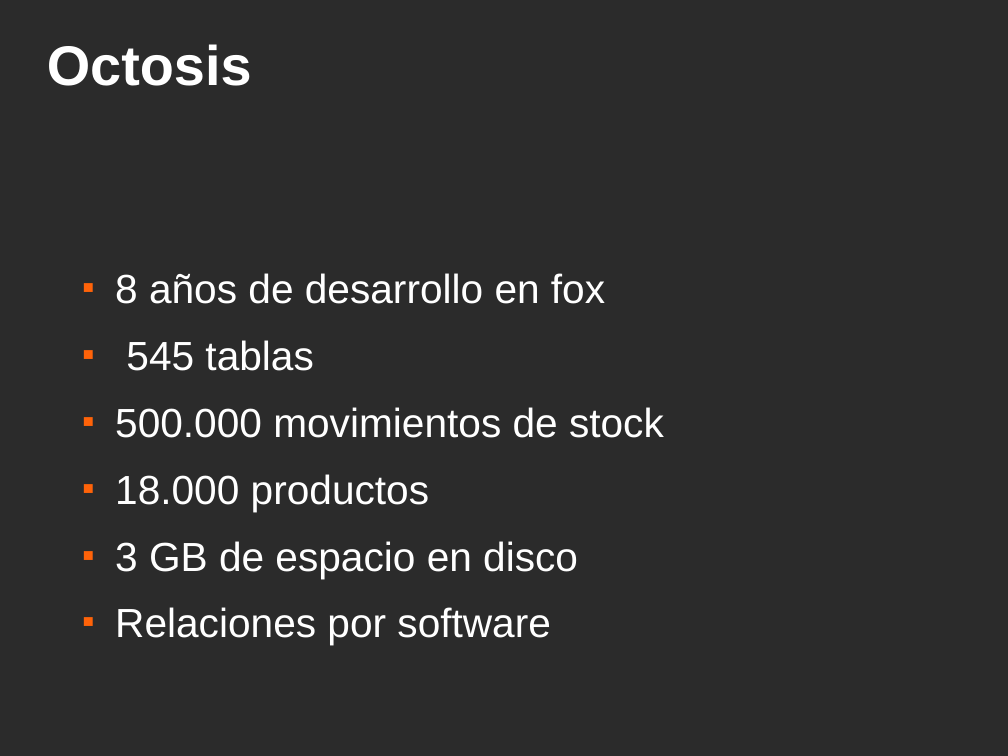
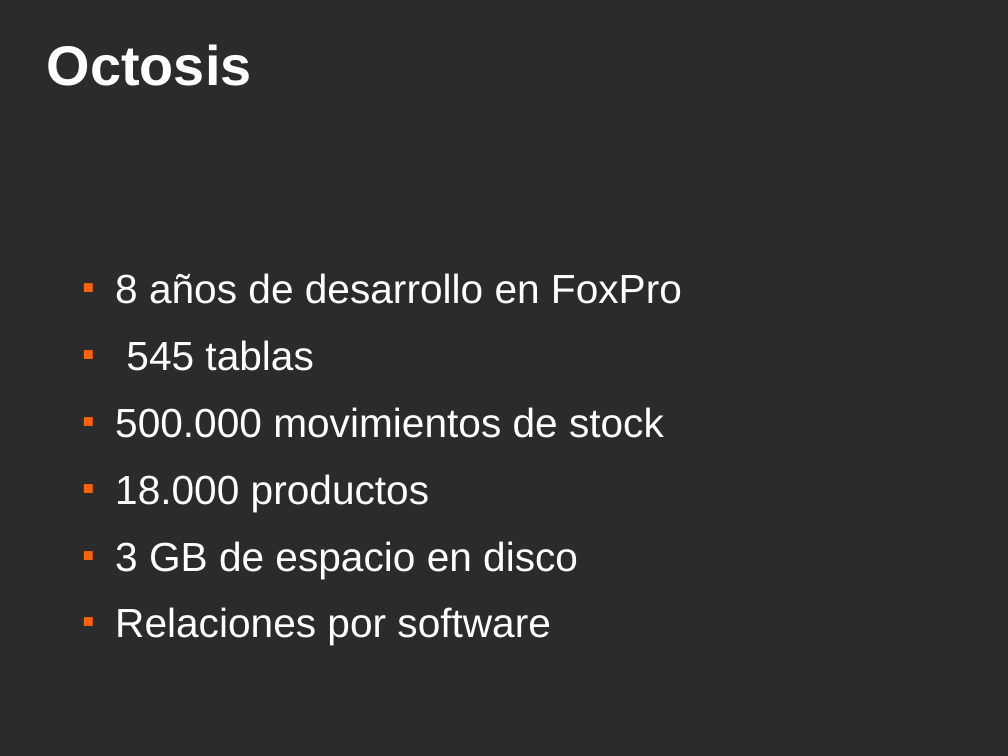
Before and after one commit to ervin45/proyectofinal, a slide deck: slide 17 of doc/material_para_la_catedra/presentacion_final/presentacion_final.odp. Drawn at 1008x756 pixels with LibreOffice and Linux fonts; fonts in the diff are those of the drawing; background and template pictures are left out; a plain dark background stands for a picture behind light text. Boxes give left, top, right and bottom in pixels: in the first picture for what was removed or moved away, otherwise in the second. Text is boxed around its words. In the diff, an @@ line names an element or a change of style, - is before the commit and + after.

```diff
--- a/doc/material_para_la_catedra/presentacion_final/presentacion_final.odp
+++ b/doc/material_para_la_catedra/presentacion_final/presentacion_final.odp
@@ text at <box>115,273,682,304</box>: text changed @@
-■ 8 años de desarrollo en fox
+■ 8 años de desarrollo en FoxPro
```
Also in this commit, not shown: 4 other slides changed.
